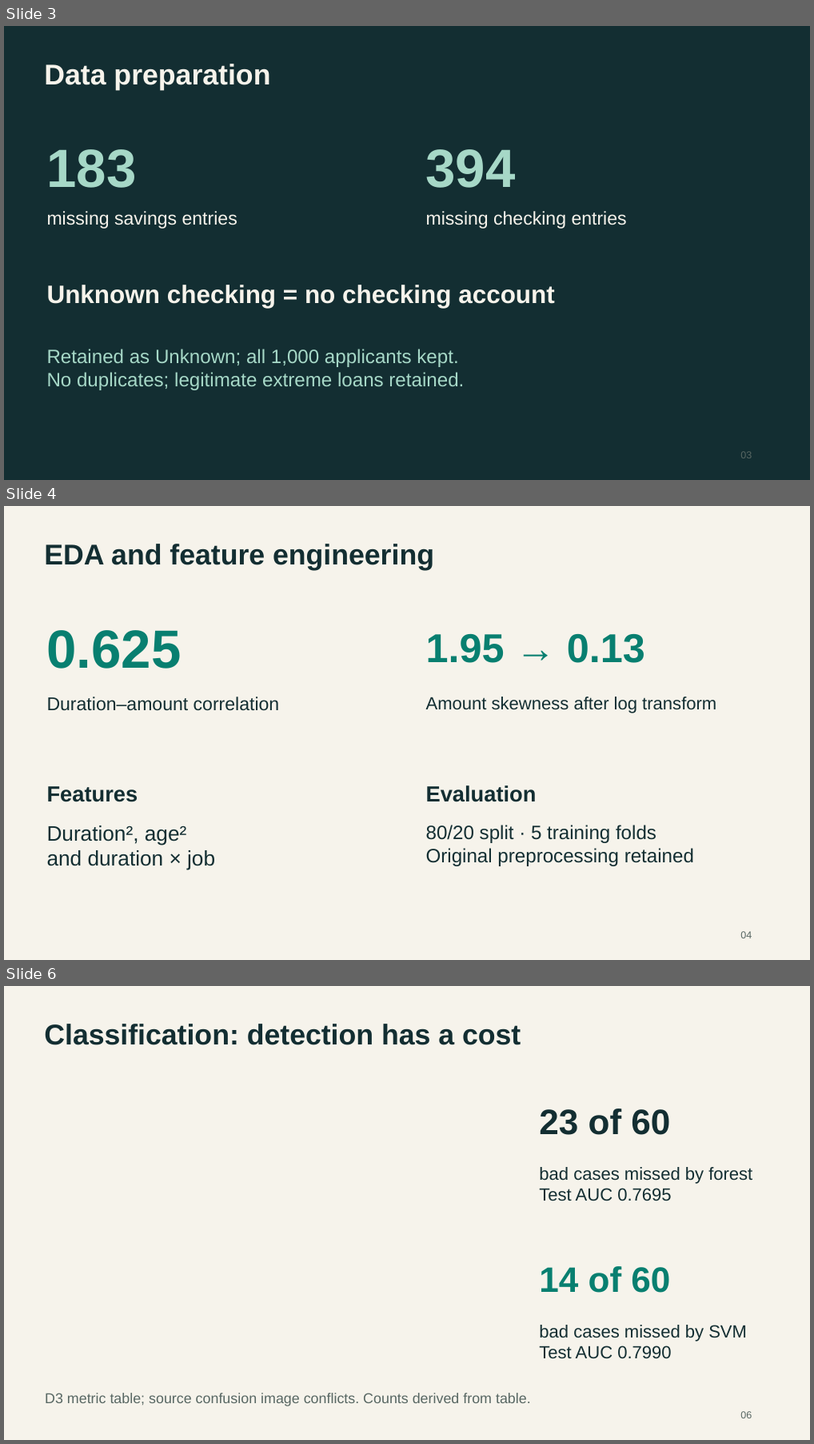
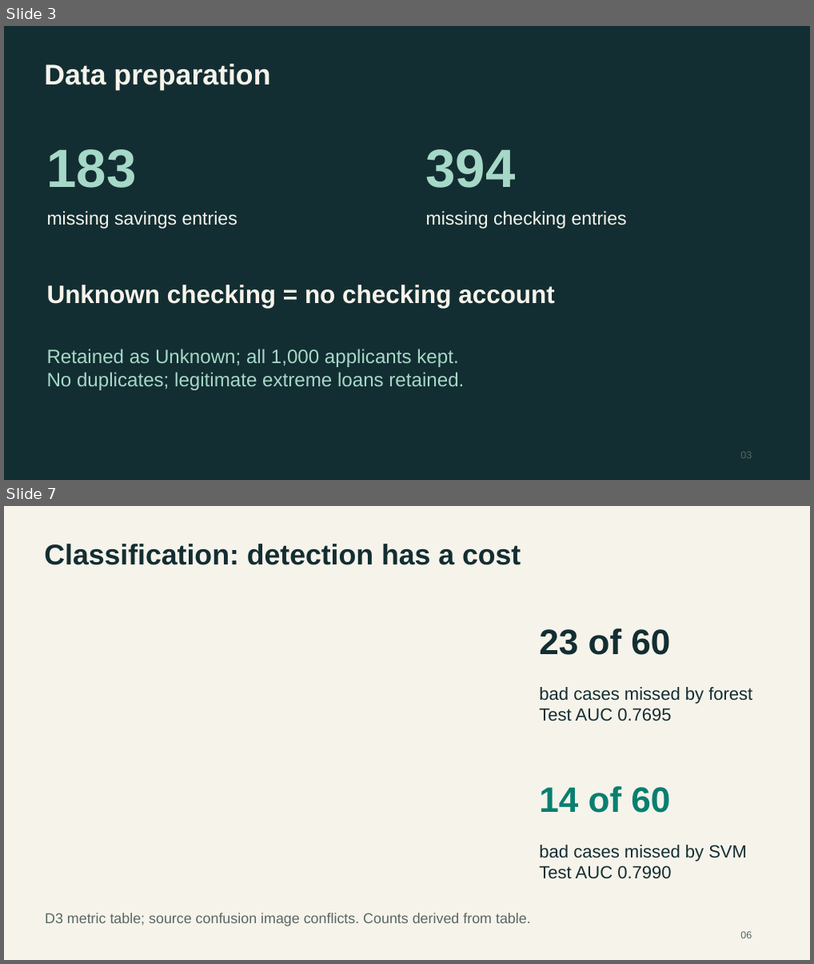
Before and after one commit to lebm646/MSCS_634_Deliverable_4, a slide deck: MSCS_634_Presentation.pptx. Shown one above the other, each under a label of ours: slides 3, 4 and 6 before the commit, slides 3 and 7 after it; the slides between them are not shown. The pictures are 814x1444 and 814x964 pixels, drawn with LibreOffice and Linux fonts; fonts in the diff are those of the drawing. Boxes give left, top, right and bottom in pixels: in the first picture for what was removed or moved away, otherwise in the second. Text is boxed around its words. In the diff, an @@ line names an element or a change of style, - is before the commit and + after.

```diff
--- a/MSCS_634_Presentation.pptx
+++ b/MSCS_634_Presentation.pptx
@@ slide 4 removed at [4, 506, 810, 960], background #F6F3EB @@
@@ text removed at [44, 544, 434, 570] @@
-EDA and feature engineering
@@ text removed at [47, 630, 182, 668] @@
-0.625
@@ text removed at [426, 634, 646, 663] @@
-1.95 → 0.13
@@ text removed at [47, 696, 280, 711] @@
-Duration–amount correlation
@@ text removed at [426, 696, 717, 713] @@
-Amount skewness after log transform
@@ text removed at [47, 786, 138, 802] @@
-Features
@@ text removed at [426, 785, 537, 802] @@
-Evaluation
@@ text removed at [47, 825, 215, 870] @@
-Duration², age²
-and duration × job
@@ text removed at [426, 824, 694, 866] @@
-80/20 split · 5 training folds
-Original preprocessing retained
@@ text removed at [741, 931, 752, 938] @@
-04
@@ what was slide 6 is now slide 7 @@
```
Also in this commit, not shown: 3 slides added, 1 other slide removed.
